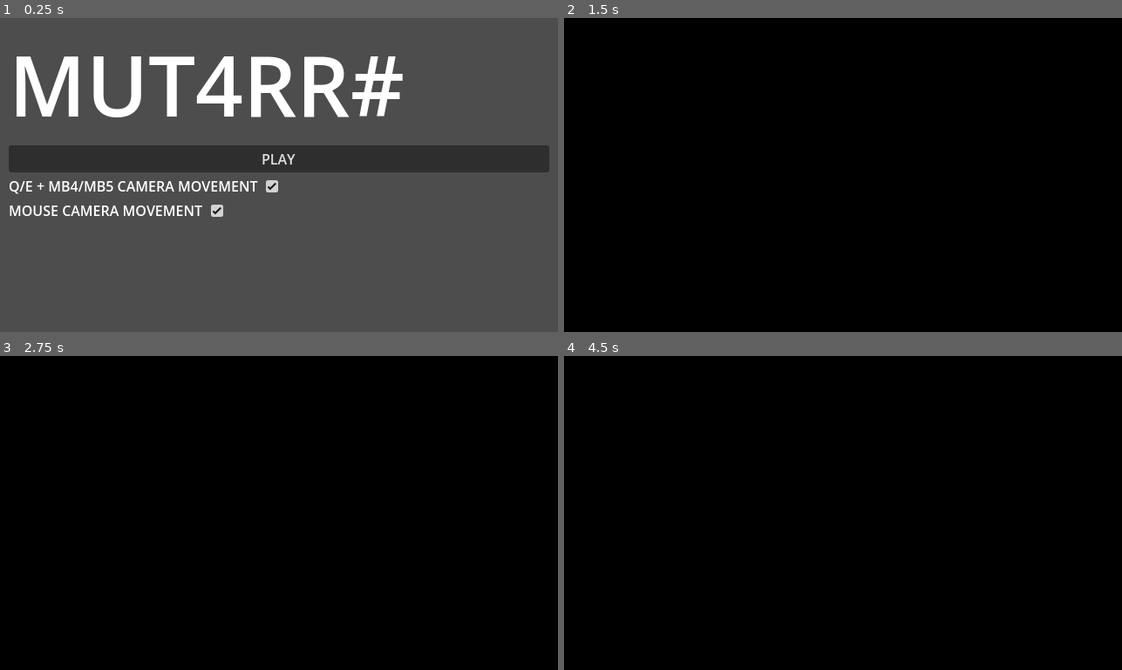
Above: before the commit, frames 1-4 (two rows, left to right).
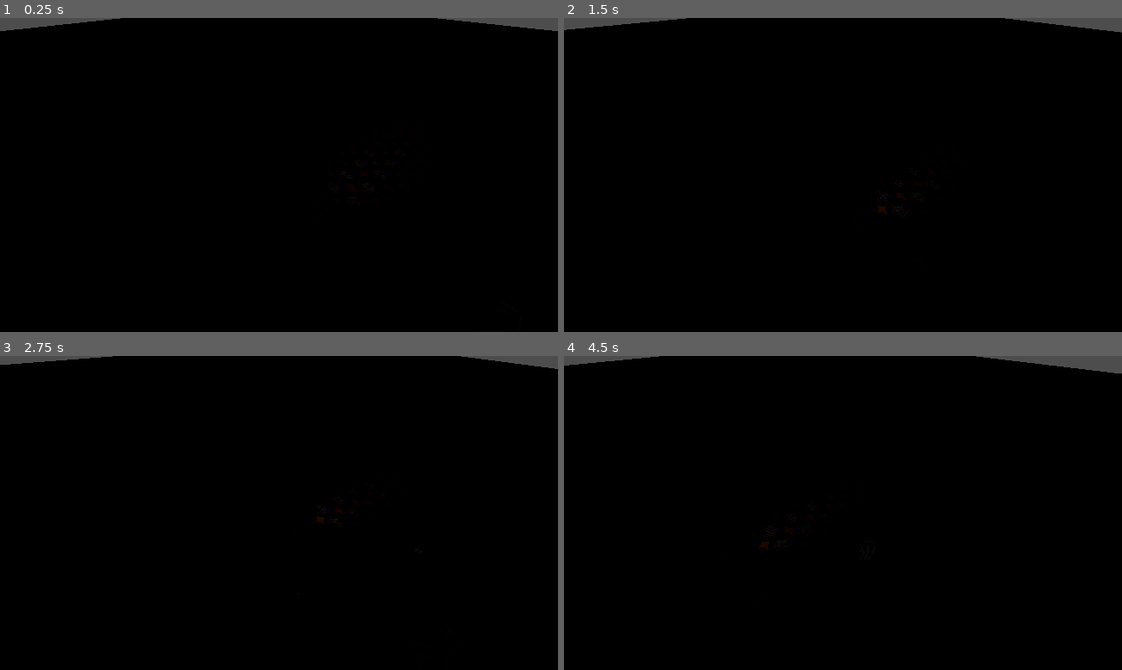
Above: after the commit, the same moments.

Repository: officialErnests/mut-4rr-
Game: Godot game, scene res://Scenes/test.tscn
The game is run twice, just before and just after one commit, with the same random seed, the same clock (stepped at 60 frames per second) and the same inputs. Before the commit the project starts from res://Scenes/main_menu.tscn.
Inputs (mouse positions are in pixels of both pictures, inside the frame that each line leads up to):
- Up to frame 1 (0.25 s): no input
- Up to frame 2 (1.5 s): click (843, 159) at 0.5 s, where only the run before the commit has a clickable "PLAY"; tap Enter at 1.25 s; move the mouse to (965, 159) at 1.27 s; hold D (right) from 1.28 s (still down); tap Q (rot_cam_left) at 1.35 s
- Up to frame 3 (2.75 s): move the mouse to (167, 528) at 2.02 s; release D (right) at 2.03 s; hold S (backward) from 2.03 s (still down); tap E (rot_cam_right) at 2.1 s
- Up to frame 4 (4.5 s): move the mouse to (898, 443) at 2.77 s; release S (backward) at 2.78 s; hold D (right) 2.78-3.53 s; hold Shift (sprint) 2.78-3.53 s; move the mouse to (815, 575) at 3.52 s; hold W (forward) 3.53-4.28 s; right-click (815, 575) at 3.6 s; move the mouse to (1010, 560) at 4.27 s; hold A (left) from 4.28 s (still down); click (1010, 560) at 4.35 s

The runs differ from the first frame. In frame 1, 99% of the frame differs, in the area x 0-100%, y 0-100%; in frame 2, 1.0%; in frame 3, 0.7%; in frame 4, 1.1%.

Commit message:
v0.1.8.1 done with items

Diff:
--- a/Scenes/map.tscn
+++ b/Scenes/map.tscn
@@ -12,7 +12,6 @@
 resource_local_to_scene = true
 albedo_texture = ExtResource("1_26yhd")
 texture_filter = 0
-distance_fade_mode = 2
 distance_fade_min_distance = 5.0
 
 [sub_resource type="BoxMesh" id="BoxMesh_p3ir5"]
@@ -27,7 +26,6 @@
 resource_local_to_scene = true
 albedo_texture = ExtResource("1_26yhd")
 texture_filter = 0
-distance_fade_mode = 2
 distance_fade_min_distance = 5.0
 
 [sub_resource type="BoxMesh" id="BoxMesh_myvm1"]
@@ -42,7 +40,6 @@
 resource_local_to_scene = true
 albedo_texture = ExtResource("1_26yhd")
 texture_filter = 0
-distance_fade_mode = 2
 distance_fade_min_distance = 5.0
 
 [sub_resource type="BoxMesh" id="BoxMesh_np2xp"]
@@ -57,7 +54,6 @@
 resource_local_to_scene = true
 albedo_texture = ExtResource("1_26yhd")
 texture_filter = 0
-distance_fade_mode = 2
 distance_fade_min_distance = 5.0
 
 [sub_resource type="BoxMesh" id="BoxMesh_q0mm3"]
--- a/Scenes/map_roof.tscn
+++ b/Scenes/map_roof.tscn
@@ -7,7 +7,6 @@
 resource_local_to_scene = true
 albedo_texture = ExtResource("1_2pc3b")
 texture_filter = 0
-distance_fade_mode = 2
 distance_fade_min_distance = 5.0
 
 [sub_resource type="BoxMesh" id="BoxMesh_ax4re"]
--- a/Scenes/npc.tscn
+++ b/Scenes/npc.tscn
@@ -1,258 +1,15 @@
-[gd_scene load_steps=22 format=3 uid="uid://bvyc5gq1qi2qw"]
+[gd_scene load_steps=3 format=3 uid="uid://bvyc5gq1qi2qw"]
 
-[ext_resource type="Script" uid="uid://c73bn6ajbmaj" path="res://Scripts/player/player.gd" id="1_8gudg"]
-[ext_resource type="Script" uid="uid://1f0q4ofhgup" path="res://Scripts/player/pointer_cursor.gd" id="2_qi7up"]
-[ext_resource type="Script" uid="uid://b5kv5ttlwlpi5" path="res://Scripts/items/handle_shoot.gd" id="3_a6nw3"]
-[ext_resource type="Script" uid="uid://dcpwb4aalddig" path="res://Scripts/player/cursor_visual_draw.gd" id="4_b4syp"]
-[ext_resource type="Texture2D" uid="uid://b6apxjep8wnwf" path="res://Assets/cursor.png" id="5_f10bm"]
-[ext_resource type="Script" uid="uid://c2qad2apg860v" path="res://Scripts/player/label_sizer.gd" id="6_jcef7"]
-[ext_resource type="Script" uid="uid://bjuxy6pujas3c" path="res://Scripts/player/CursorToPoint.gd" id="7_njxey"]
-[ext_resource type="Script" uid="uid://c65dhkofbptrf" path="res://Scripts/player/look_at.gd" id="8_y54i2"]
+[ext_resource type="PackedScene" uid="uid://dtohjmomqtvq3" path="res://Scenes/body.tscn" id="1_acqhf"]
 
-[sub_resource type="CapsuleShape3D" id="CapsuleShape3D_mc8fj"]
-radius = 0.4
-height = 1.6
+[sub_resource type="CapsuleShape3D" id="CapsuleShape3D_acqhf"]
+radius = 0.29003906
+height = 1.5952148
 
-[sub_resource type="StandardMaterial3D" id="StandardMaterial3D_letlb"]
-shading_mode = 0
-albedo_color = Color(0.13, 0.13, 0.13, 1)
-albedo_texture = ExtResource("5_f10bm")
-billboard_mode = 1
-billboard_keep_scale = true
-fixed_size = true
+[node name="NPC" type="RigidBody3D"]
 
-[sub_resource type="QuadMesh" id="QuadMesh_c10ti"]
+[node name="Body" parent="." instance=ExtResource("1_acqhf")]
 
-[sub_resource type="StandardMaterial3D" id="StandardMaterial3D_e2i2b"]
-blend_mode = 1
-no_depth_test = true
-shading_mode = 0
-albedo_color = Color(0.003921569, 0, 0, 1)
-grow = true
-grow_amount = -0.158
-
-[sub_resource type="CylinderMesh" id="CylinderMesh_bokww"]
-top_radius = 0.0
-radial_segments = 4
-rings = 0
-
-[sub_resource type="StandardMaterial3D" id="StandardMaterial3D_6m7nr"]
-blend_mode = 1
-cull_mode = 2
-no_depth_test = true
-shading_mode = 0
-albedo_color = Color(0, 0, 0.003921569, 1)
-heightmap_scale = 8.468
-grow_amount = -0.315
-point_size = 36.9
-fov_override = 50.0
-
-[sub_resource type="TorusMesh" id="TorusMesh_ywcbh"]
-inner_radius = 2.8
-outer_radius = 3.0
-rings = 4
-ring_segments = 4
-
-[sub_resource type="StandardMaterial3D" id="StandardMaterial3D_bldck"]
-blend_mode = 1
-cull_mode = 2
-shading_mode = 0
-albedo_color = Color(0, 0.003921569, 0, 1)
-heightmap_scale = 8.468
-grow_amount = -0.315
-point_size = 36.9
-fov_override = 50.0
-
-[sub_resource type="TorusMesh" id="TorusMesh_mq6f7"]
-inner_radius = 1.6
-outer_radius = 2.0
-rings = 4
-ring_segments = 4
-
-[sub_resource type="StandardMaterial3D" id="StandardMaterial3D_bnwk7"]
-blend_mode = 1
-cull_mode = 2
-shading_mode = 0
-albedo_color = Color(0.003921569, 0, 0, 1)
-heightmap_scale = 8.468
-grow_amount = -0.315
-point_size = 36.9
-fov_override = 50.0
-
-[sub_resource type="TorusMesh" id="TorusMesh_adrll"]
-inner_radius = 0.4
-rings = 4
-ring_segments = 4
-
-[sub_resource type="BoxMesh" id="BoxMesh_cll5p"]
-size = Vector3(0.1, 0.2, 0.4)
-
-[sub_resource type="CapsuleMesh" id="CapsuleMesh_sjn1g"]
-radius = 0.4
-height = 1.6
-
-[node name="NPC" type="Node3D"]
-
-[node name="Movement" type="Node" parent="." node_paths=PackedStringArray("charecter", "rotator")]
-script = ExtResource("1_8gudg")
-charecter = NodePath("")
-rotator = NodePath("")
-
-[node name="PointerToSpace" type="Node" parent="." node_paths=PackedStringArray("camera", "pointer")]
-script = ExtResource("2_qi7up")
-camera = NodePath("")
-pointer = NodePath("")
-offset = Vector3(0, 1, 0)
-
-[node name="PLayerCollision" type="CollisionShape3D" parent="."]
-shape = SubResource("CapsuleShape3D_mc8fj")
-
-[node name="Gun_Look_at" type="Node3D" parent="."]
-transform = Transform3D(1, 0, 0, 0, 1, 0, 0, 0, 1, 0, 0.2, -2)
-
-[node name="Gun" type="Node3D" parent="."]
-transform = Transform3D(1, 0, 0, 0, 1, 0, 0, 0, 1, 0, 0.2, 0)
-
-[node name="HandleShoot" type="Node" parent="Gun" node_paths=PackedStringArray("light", "light_pt2", "hiddens", "cursor_handler", "cam_shaker")]
-script = ExtResource("3_a6nw3")
-light = NodePath("../XD")
-light_pt2 = NodePath("../FLASH2")
-hiddens = NodePath("../hiddens")
-cursor_handler = NodePath("../GunVisual")
-cam_shaker = NodePath("")
-
-[node name="GunVisual" type="Node" parent="Gun" node_paths=PackedStringArray("LOOK_AT", "GUN", "POINTER", "POINTER_LEFT", "POINTER_GOAL", "POINTER_GROUND", "POINTER_GROUND_NORM")]
-script = ExtResource("4_b4syp")
-LOOK_AT = NodePath("")
-GUN = NodePath("..")
-POINTER = NodePath("../hiddens/POINTER")
-POINTER_LEFT = NodePath("../hiddens/POINTER_LEFT")
-POINTER_GOAL = NodePath("../hiddens/POINTER_END")
-POINTER_GROUND = NodePath("../hiddens/GROUND_POINTER")
-POINTER_GROUND_NORM = NodePath("../hiddens/POINTER_BOTTOM")
-smoothing = 4.0
-below_cursor_distance = 10
-
-[node name="hiddens" type="Node3D" parent="Gun"]
-
-[node name="POINTER_END" type="MeshInstance3D" parent="Gun/hiddens"]
-transform = Transform3D(0.05, 0, 0, 0, 0.05, 0, 0, 0, 0.05, 0, 1, 0)
-material_override = SubResource("StandardMaterial3D_letlb")
-mesh = SubResource("QuadMesh_c10ti")
-skeleton = NodePath("../..")
-
-[node name="POINTER" type="Label3D" parent="Gun/hiddens"]
-transform = Transform3D(-4.371139e-08, 0, 1, 0, 1, 0, -1, 0, -4.371139e-08, 0, 0, -3)
-double_sided = false
-alpha_cut = 1
-alpha_scissor_threshold = 0.7
-texture_filter = 0
-modulate = Color(0.039215688, 0, 0, 1)
-outline_modulate = Color(0, 0.019607844, 0.019607844, 1)
-text = "AAAAAAAAAAAAAAAAAAAAAAAAAAAAAAAAAAAAA
-"
-font_size = 200
-outline_size = 20
-uppercase = true
-script = ExtResource("6_jcef7")
-
-[node name="POINTER_LEFT" type="Label3D" parent="Gun/hiddens"]
-transform = Transform3D(-4.371139e-08, 0, -1, 0, 1, 0, 1, 0, -4.371139e-08, 0, 0, -3)
-double_sided = false
-alpha_cut = 1
-alpha_scissor_threshold = 0.7
-texture_filter = 0
-modulate = Color(0.039215688, 0, 0, 1)
-outline_modulate = Color(0, 0.019607844, 0.019607844, 1)
-text = "AAAAAAAAAAAAAAAAAAAAAAAAAAAAAAAAAAAAA
-"
-font_size = 200
-outline_size = 20
-uppercase = true
-script = ExtResource("6_jcef7")
-
-[node name="GROUND_POINTER" type="MeshInstance3D" parent="Gun/hiddens"]
-material_override = SubResource("StandardMaterial3D_e2i2b")
-mesh = SubResource("CylinderMesh_bokww")
-skeleton = NodePath("../..")
-
-[node name="POINTER_BOTTOM" type="Node3D" parent="Gun/hiddens"]
-transform = Transform3D(-1, 0, 8.742278e-08, 0, 1, 0, -8.742278e-08, 0, -1, 0, 0, 0)
-
-[node name="POINTER_BOTTOM" type="MeshInstance3D" parent="Gun/hiddens/POINTER_BOTTOM"]
-transform = Transform3D(0.5, 0, 0, 0, 0.5, 0, 0, 0, 0.5, 0, 0, 0)
-material_override = SubResource("StandardMaterial3D_6m7nr")
-mesh = SubResource("TorusMesh_ywcbh")
-skeleton = NodePath("../../..")
-
-[node name="POINTER_BOTTOM2" type="MeshInstance3D" parent="Gun/hiddens/POINTER_BOTTOM"]
-transform = Transform3D(0.5, 0, 0, 0, 0.5, 0, 0, 0, 0.5, 0, 0, 0)
-material_override = SubResource("StandardMaterial3D_bldck")
-mesh = SubResource("TorusMesh_mq6f7")
-skeleton = NodePath("../../..")
-
-[node name="POINTER_BOTTOM3" type="MeshInstance3D" parent="Gun/hiddens/POINTER_BOTTOM"]
-transform = Transform3D(0.5, 0, 0, 0, 0.5, 0, 0, 0, 0.5, 0, 0, 0)
-material_override = SubResource("StandardMaterial3D_bnwk7")
-mesh = SubResource("TorusMesh_adrll")
-skeleton = NodePath("../../..")
-
-[node name="SpotLight3D" type="SpotLight3D" parent="Gun/hiddens"]
-transform = Transform3D(1, 0, 0, 0, 1, 0, 0, 0, 1, -0.2, -0.3, -1.1)
-shadow_enabled = true
-spot_range = 20.0
-spot_angle = 50.0
-spot_angle_attenuation = 34.29675
-
-[node name="Gun" type="MeshInstance3D" parent="Gun"]
-transform = Transform3D(1, 0, 0, 0, 1, 0, 0, 0, 1, 0, 0, -0.8)
-mesh = SubResource("BoxMesh_cll5p")
-skeleton = NodePath("../../PLayerCollision")
-
-[node name="XD" type="OmniLight3D" parent="Gun"]
-transform = Transform3D(1, 0, 0, 0, 1, 0, 0, 0, 1, 0, -1.4901161e-08, -1)
-light_specular = 0.65
-shadow_enabled = true
-omni_range = 40.0
-omni_attenuation = 0.1
-
-[node name="FLASH2" type="SpotLight3D" parent="Gun"]
-transform = Transform3D(1, 0, 0, 0, 1, 0, 0, 0, 1, 0, -4.4703484e-08, -1)
-light_color = Color(1, 1, 0, 1)
-light_energy = 16.0
-light_specular = 16.0
-shadow_enabled = true
-spot_range = 100.0
-spot_angle = 80.0
-spot_angle_attenuation = 28.840166
-
-[node name="Neck" type="Node3D" parent="."]
-transform = Transform3D(0.70710677, 0, 0.70710677, 0, 1, 0, -0.70710677, 0, 0.70710677, 0, 0, 0)
-
-[node name="Cursor_offset" type="Node3D" parent="Neck"]
-
-[node name="CursorToPos" type="Node" parent="Neck/Cursor_offset" node_paths=PackedStringArray("obj")]
-script = ExtResource("7_njxey")
-obj = NodePath("..")
-space_mul = 0.01
-speed_mul = 2.0
-
-[node name="Camera3D" type="Camera3D" parent="Neck/Cursor_offset"]
-transform = Transform3D(1.0000001, 0, 0, 0, 0.7071068, 0.7071068, 0, -0.7071068, 0.7071068, 0, 20, 10.000001)
-
-[node name="Player_spotlight" type="SpotLight3D" parent="Neck/Cursor_offset/Camera3D"]
-transform = Transform3D(1, 0, 0, 0, 0.93969256, 0.34202012, 0, -0.3420201, 0.9396926, 0, 0, 0)
-spot_range = 100.0
-spot_attenuation = 2.0
-spot_angle = 5.0
-spot_angle_attenuation = 12.553313
-
-[node name="LookAt" type="Node" parent="Neck/Cursor_offset/Camera3D/Player_spotlight" node_paths=PackedStringArray("base", "look_node")]
-script = ExtResource("8_y54i2")
-base = NodePath("..")
-look_node = NodePath("../../../../PlayerBean")
-
-[node name="PlayerBean" type="MeshInstance3D" parent="Neck"]
-transform = Transform3D(0.7071068, 0, -0.7071068, 0, 1, 0, 0.7071068, 0, 0.7071068, 0, 0, 0)
-mesh = SubResource("CapsuleMesh_sjn1g")
-skeleton = NodePath("../..")
+[node name="CollisionShape3D" type="CollisionShape3D" parent="."]
+transform = Transform3D(1, 0, 0, 0, 1, 0, 0, 0, 1, 0, 0.7976074, 0)
+shape = SubResource("CapsuleShape3D_acqhf")
--- a/Scenes/test.tscn
+++ b/Scenes/test.tscn
@@ -1,8 +1,11 @@
-[gd_scene load_steps=7 format=3 uid="uid://ccjafp0ghukfb"]
+[gd_scene load_steps=10 format=3 uid="uid://ccjafp0ghukfb"]
 
 [ext_resource type="Texture2D" uid="uid://cpwaa4s2klaho" path="res://Temp_assets/n0o0bPumkin.png" id="1_lc1oi"]
 [ext_resource type="PackedScene" uid="uid://bpgaix3cftid6" path="res://Scenes/player.tscn" id="2_8od7v"]
 [ext_resource type="PackedScene" uid="uid://b3o55eubyfvcu" path="res://Scenes/items/pistol.tscn" id="3_qc4db"]
+[ext_resource type="PackedScene" uid="uid://bg1vog6ifsvpi" path="res://Scenes/items/item_preset.tscn" id="4_i3aeo"]
+[ext_resource type="PackedScene" uid="uid://ep6k8yqtrsmj" path="res://Scenes/items/key.tscn" id="5_5wyu1"]
+[ext_resource type="PackedScene" uid="uid://bvyc5gq1qi2qw" path="res://Scenes/npc.tscn" id="6_0c07c"]
 
 [sub_resource type="StandardMaterial3D" id="StandardMaterial3D_8od7v"]
 albedo_texture = ExtResource("1_lc1oi")
@@ -30,3 +33,12 @@
 
 [node name="Pistol" parent="." instance=ExtResource("3_qc4db")]
 transform = Transform3D(1, 0, 0, 0, 1, 0, 0, 0, 1, 0, 1, -2)
+
+[node name="Item_preset" parent="." instance=ExtResource("4_i3aeo")]
+transform = Transform3D(1, 0, 0, 0, 1, 0, 0, 0, 1, 2, 0.5693569, -2)
+
+[node name="Item_preset2" parent="." instance=ExtResource("5_5wyu1")]
+transform = Transform3D(1, 0, 0, 0, 1, 0, 0, 0, 1, 5, 0, -2)
+
+[node name="NPC" parent="." instance=ExtResource("6_0c07c")]
+transform = Transform3D(1, 0, 0, 0, 1, 0, 0, 0, 1, 3, 1.0135527, -5)
--- a/project.godot
+++ b/project.godot
@@ -11,7 +11,7 @@
 [application]
 
 config/name="MUT4RR#"
-run/main_scene="uid://d1dg24cxas7ge"
+run/main_scene="uid://ccjafp0ghukfb"
 config/features=PackedStringArray("4.5", "Forward Plus")
 config/icon="res://icon.svg"
 
